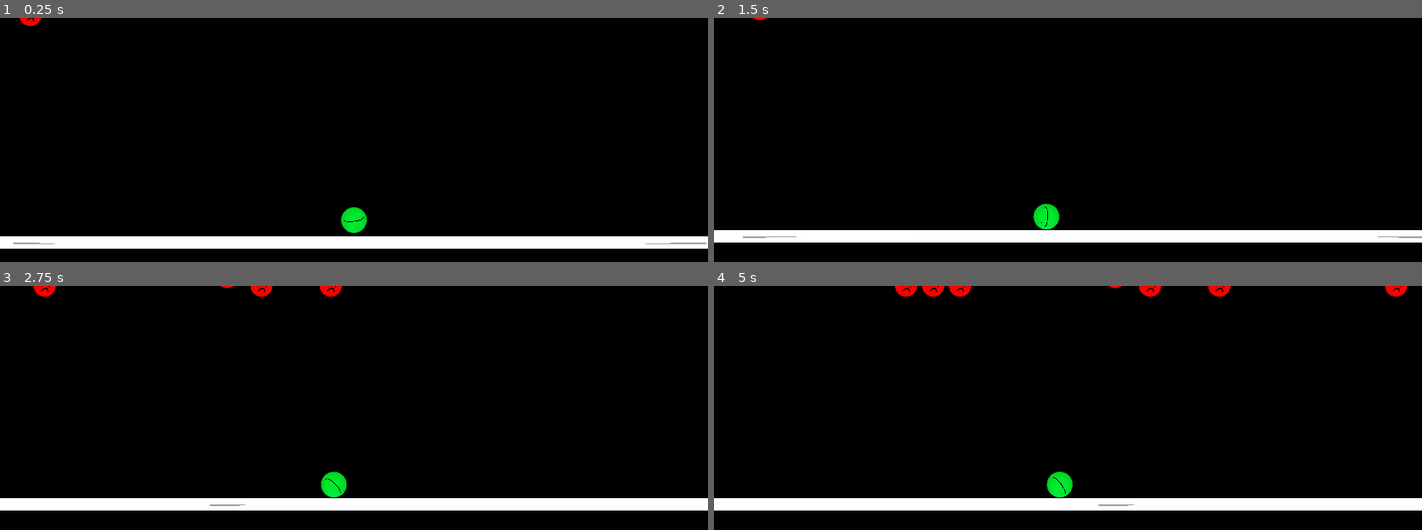
Above: before the commit, frames 1-4 (two rows, left to right).
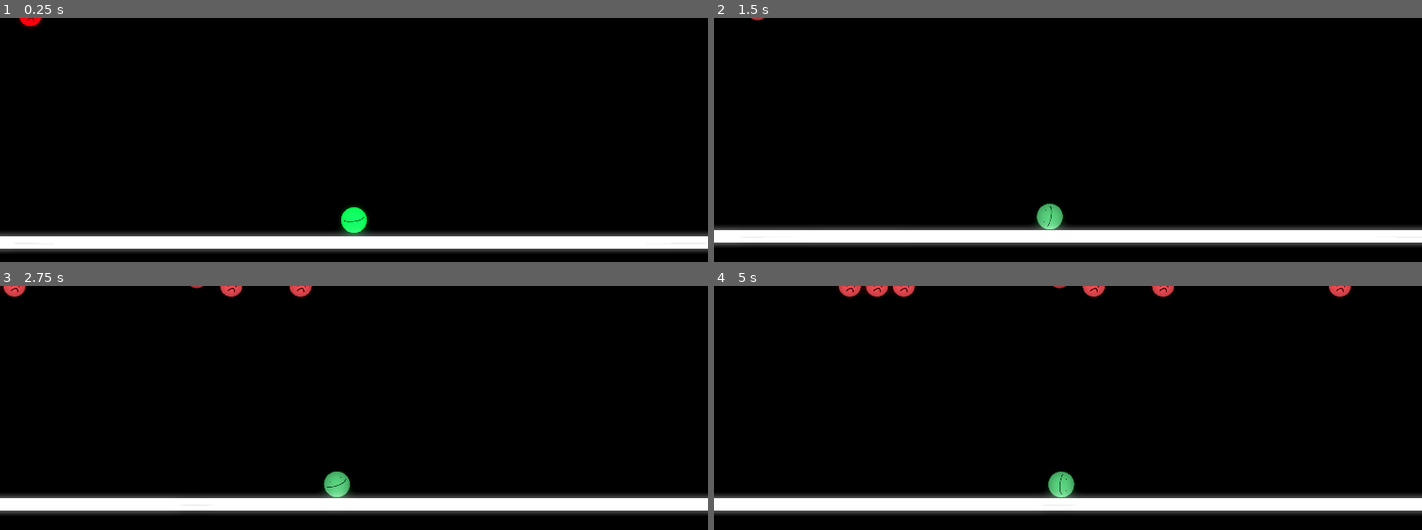
Above: after the commit, the same moments.

Repository: ai43184-school/School-project
Game: Godot game, scene res://Scenes/main.tscn
Two runs of this game, one before a commit and one after it. Both use one fixed random seed, a clock stepped at 60 frames per second and the inputs below.
Inputs (mouse positions are in pixels of both pictures, inside the frame that each line leads up to):
- Up to frame 1 (0.25 s): no input
- Up to frame 2 (1.5 s): move the mouse to (1223, 196) at 0.52 s; press the mouse at (1223, 196) at 0.53 s; move the mouse to (926, 235) at 1.27 s; release the mouse at (926, 235) at 1.28 s; click (926, 235) at 1.35 s
- Up to frame 3 (2.75 s): tap Enter at 2 s; move the mouse to (424, 398) at 2.02 s; press the mouse at (424, 398) at 2.03 s
- Up to frame 4 (5 s): move the mouse to (outside the picture) at 2.77 s; release the mouse at (outside the picture) at 2.78 s; click (outside the picture) at 2.85 s; move the mouse to (outside the picture) at 3.52 s; press the mouse at (outside the picture) at 3.53 s; move the mouse to (855, 425) at 4.27 s; release the mouse at (855, 425) at 4.28 s; click (855, 425) at 4.35 s

The runs differ from the first frame. In frame 1, 3.8% of the frame differs, in the area x 0-100%, y 0-97%; in frame 2, 3.4%; in frame 3, 4.1%; in frame 4, 4.7%, in the area x 0-100%, y 0-94%.

Commit message:
idk stuff + main menu

Diff:
--- a/only-way-is-up/Scenes/main.tscn
+++ b/only-way-is-up/Scenes/main.tscn
@@ -14,8 +14,9 @@
 ambient_light_color = Color(0.65834, 0.65834, 0.65834, 1)
 ambient_light_energy = 3.53
 glow_enabled = true
-glow_intensity = 0.43
-glow_bloom = 0.53
+glow_intensity = 0.77
+glow_strength = 0.72
+glow_bloom = 1.0
 glow_blend_mode = 1
 fog_mode = 1
 fog_light_color = Color(0.294927, 0.235374, 0.307392, 1)
@@ -25,7 +26,8 @@
 fog_height_density = 8.4211
 adjustment_enabled = true
 adjustment_brightness = 0.92
-adjustment_contrast = 1.76
+adjustment_contrast = 1.17
+adjustment_saturation = 1.8
 
 [node name="Main" type="Node2D"]
 
--- /dev/null
+++ b/only-way-is-up/Scenes/main_menu.tscn
@@ -0,0 +1,9 @@
+[gd_scene format=3 uid="uid://c1e24bjpixpm0"]
+
+[node name="Main Menu" type="Control"]
+layout_mode = 3
+anchors_preset = 15
+anchor_right = 1.0
+anchor_bottom = 1.0
+grow_horizontal = 2
+grow_vertical = 2
--- a/only-way-is-up/Scripts/player.gd
+++ b/only-way-is-up/Scripts/player.gd
@@ -7,7 +7,7 @@
 
 var velocity : Vector2 = Vector2.ZERO
 var direction : Vector2 = Vector2.ZERO
-var speed: float = 2.0
+var speed: float = 1.7098642185873
 var start_line_pos
 var end_line_pos
 
@@ -22,6 +22,20 @@
 
 func _ready():
 	trajectory_line.width = 10.0
+
+	ready_enemies(100)
+
+func ready_enemies(amount):
+	var enemy = enemy_scene.instantiate()
+	for x in amount:
+		var spawn_x = randf_range(100, 200)
+		var spawn_y = randf_range(-100, -200)
+
+		var offset = Vector2(spawn_x, spawn_y)
+
+		enemy.global_position = global_position + offset
+		get_parent().add_child(enemy)
+		print("enemy spawned")
 
 func spawn_enemy():
 	var enemy_to_spawn = select_enemy_to_spawn()
@@ -43,7 +57,7 @@
 	direction = (get_global_mouse_position() - position)
 	if Input.is_action_pressed("Launch"):
 		Engine.time_scale = 0.25
-		environment.environment.adjustment_saturation = 0.5
+		environment.environment.adjustment_saturation = lerp(environment.environment.adjustment_saturation, 0.5, 0.1)
 		trajectory_line.add_point(start_line_pos)
 		trajectory_line.add_point(end_line_pos)
 	elif Input.is_action_just_released("Launch"):
@@ -51,8 +65,8 @@
 		apply_impulse(direction * speed)
 		Engine.time_scale = 1
 		GameManager.can_launch = false
-		environment.environment.adjustment_saturation = 1
 	else:
+		environment.environment.adjustment_saturation = lerp(environment.environment.adjustment_saturation, 1.0, 0.1)
 		Engine.time_scale = 1
 
 
